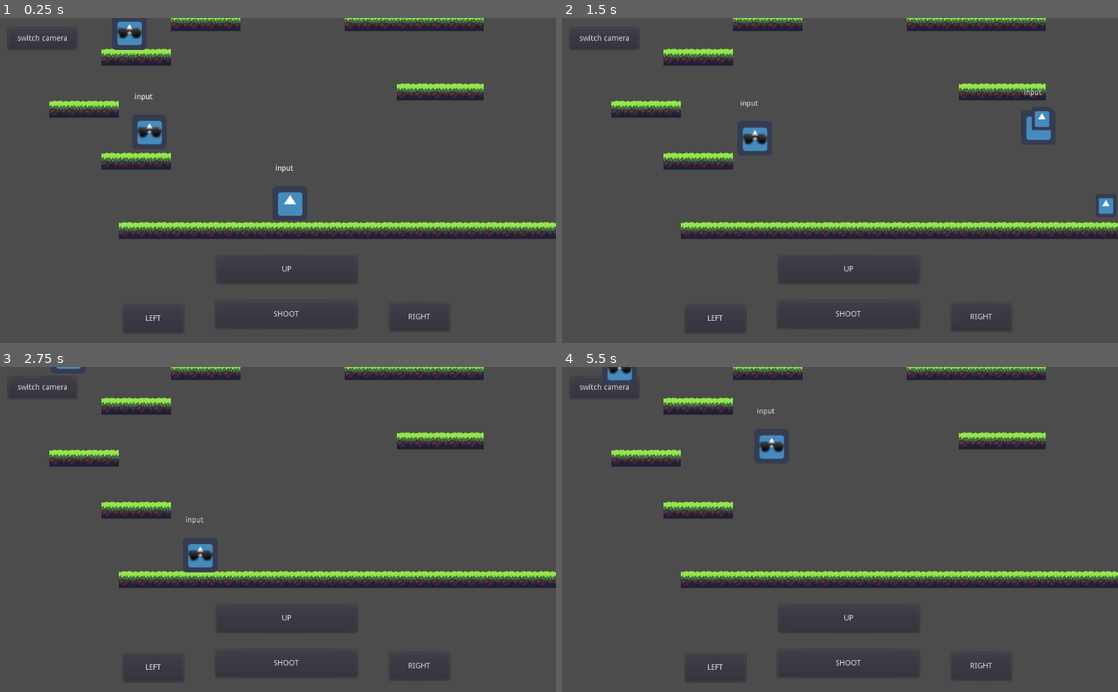
Above: before the commit, frames 1-4 (two rows, left to right).
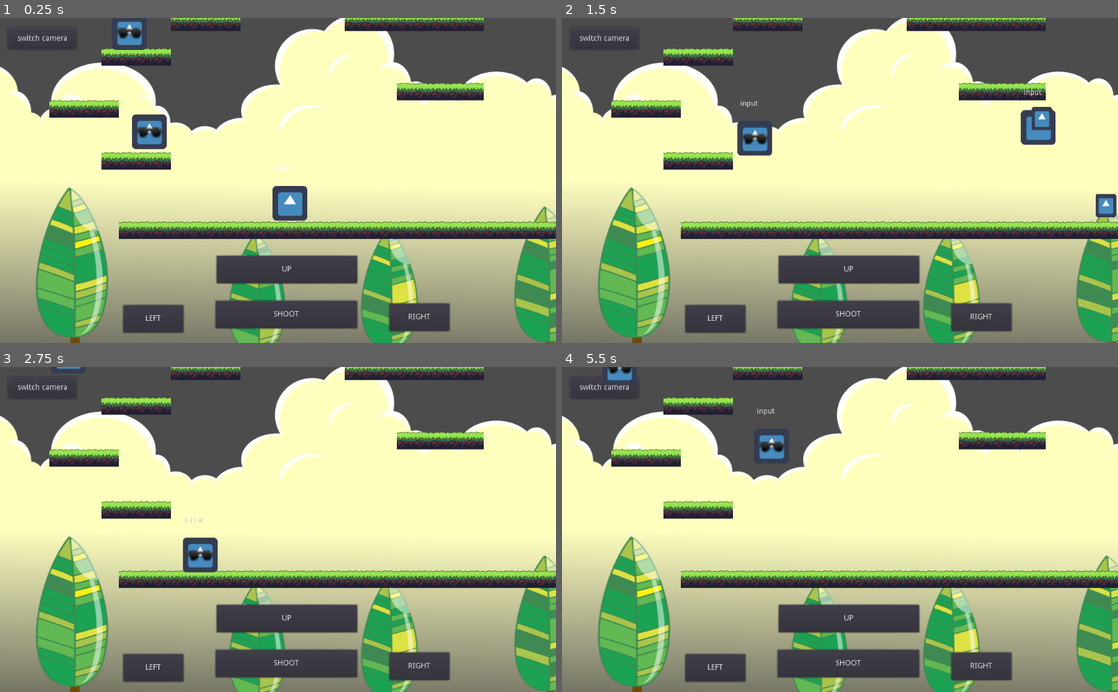
Above: after the commit, the same moments.

Repository: digitaltdesignlyngby/GodotPlatformer
Game: Godot game, scene res://scenes/Level1.tscn
Same seed, same stepped clock (60 frames per second), same inputs: the game is played once before the commit and once after it. The engine's default icon, where the game draws it, is replaced by a stand-in: a white triangle on a blue panel in a dark square.
Inputs (mouse positions are in pixels of both pictures, inside the frame that each line leads up to):
- Up to frame 1 (0.25 s): no input
- Up to frame 2 (1.5 s): move the mouse to (962, 164) at 0.52 s; hold Space (shoot) 0.53-1.28 s; hold Right (ui_right) from 0.53 s (still down); click (962, 164) at 0.67 s; tap Up (ui_up) at 0.77 s; move the mouse to (728, 196) at 1.27 s; tap Space (shoot) at 1.35 s
- Up to frame 3 (2.75 s): tap Up (ui_up) at 1.52 s; move the mouse to (333, 458) at 2.02 s; release Right (ui_right) at 2.03 s; hold Left (ui_left) from 2.03 s (still down); hold Space (shoot) from 2.03 s (still down)
- Up to frame 4 (5.5 s): move the mouse to (812, 594) at 2.77 s; release Left (ui_left) at 2.78 s; release Space (shoot) at 2.78 s; hold Right (ui_right) 2.78-4.28 s; tap Space (shoot) at 2.85, 4.35 s; click (812, 594) at 2.92 s; tap Up (ui_up) at 3.02, 3.77, 4.52 s; move the mouse to (1006, 578) at 3.52 s; hold Space (shoot) 3.53-4.28 s; move the mouse to (673, 480) at 4.27 s; hold Left (ui_left) 4.28-5.03 s; move the mouse to (867, 529) at 5.02 s; hold Right (ui_right) from 5.03 s (still down); hold Space (shoot) from 5.03 s (still down); click (867, 529) at 5.17 s

The runs differ from the first frame. In frame 1, 69% of the frame differs, in the area x 0-100%, y 0-100%; in frame 2, 69%; in frame 3, 69%; in frame 4, 70%.

Commit message:
Parallex backgrounds
https://youtu.be/f8z4x6R7OSM

Jeg importerer en masse baggrunde der skal køre forskellig hastighed

Diff:
--- a/scenes/Level1.tscn
+++ b/scenes/Level1.tscn
@@ -1,9 +1,12 @@
-[gd_scene load_steps=11 format=2]
+[gd_scene load_steps=14 format=2]
 
 [ext_resource path="res://scenes/Player.tscn" type="PackedScene" id=1]
 [ext_resource path="res://Jungle_terrain.png" type="Texture" id=2]
 [ext_resource path="res://scenes/GUI.tscn" type="PackedScene" id=3]
 [ext_resource path="res://scenes/Enemy.tscn" type="PackedScene" id=4]
+[ext_resource path="res://backgrounds/layer_03_1920 x 1080.png" type="Texture" id=5]
+[ext_resource path="res://backgrounds/layer_04_1920 x 1080.png" type="Texture" id=6]
+[ext_resource path="res://backgrounds/layer_02_1920 x 1080.png" type="Texture" id=7]
 
 [sub_resource type="ConvexPolygonShape2D" id=2]
 points = PoolVector2Array( 0, 0, 32, 0, 32, 32, 0, 32 )
@@ -143,6 +146,37 @@
 
 [node name="Level1" type="Node2D"]
 
+[node name="ParallaxBackground" type="ParallaxBackground" parent="."]
+
+[node name="ParallaxLayer" type="ParallaxLayer" parent="ParallaxBackground"]
+position = Vector2( 419, -74 )
+motion_scale = Vector2( 0.1, 1 )
+motion_mirroring = Vector2( 1920, 0 )
+
+[node name="Sprite" type="Sprite" parent="ParallaxBackground/ParallaxLayer"]
+texture = ExtResource( 7 )
+
+[node name="ParallaxLayer2" type="ParallaxLayer" parent="ParallaxBackground"]
+position = Vector2( 469, -64 )
+scale = Vector2( 1e-05, 1 )
+motion_scale = Vector2( 0.3, 1 )
+motion_mirroring = Vector2( 1920, 0 )
+
+[node name="Sprite" type="Sprite" parent="ParallaxBackground/ParallaxLayer2"]
+texture = ExtResource( 5 )
+
+[node name="ParallaxLayer3" type="ParallaxLayer" parent="ParallaxBackground"]
+motion_scale = Vector2( 0.6, 1 )
+motion_mirroring = Vector2( 1920, 0 )
+
+[node name="Sprite" type="Sprite" parent="ParallaxBackground/ParallaxLayer3"]
+position = Vector2( 485, -5 )
+texture = ExtResource( 6 )
+
+[node name="ParallaxLayer4" type="ParallaxLayer" parent="ParallaxBackground"]
+
+[node name="Sprite" type="Sprite" parent="ParallaxBackground/ParallaxLayer4"]
+
 [node name="TileMap" type="TileMap" parent="." groups=["MapGroup"]]
 position = Vector2( 138, 5 )
 tile_set = SubResource( 1 )
Binary file added: backgrounds/layer_01_1920 x 1080.png
Not shown, added: backgrounds/layer_01_1920 x 1080.png.import
Binary file added: backgrounds/layer_01_2048 x 1546.png
Not shown, added: backgrounds/layer_01_2048 x 1546.png.import
Binary file added: backgrounds/layer_02_1920 x 1080.png
Not shown, added: backgrounds/layer_02_1920 x 1080.png.import
Binary file added: backgrounds/layer_02_2048 x 1546.png
Not shown, added: backgrounds/layer_02_2048 x 1546.png.import
Binary file added: backgrounds/layer_03_1920 x 1080.png
Not shown, added: backgrounds/layer_03_1920 x 1080.png.import
Binary file added: backgrounds/layer_03_2048 x 1546.png
Not shown, added: backgrounds/layer_03_2048 x 1546.png.import
(and 8 more such lines)
